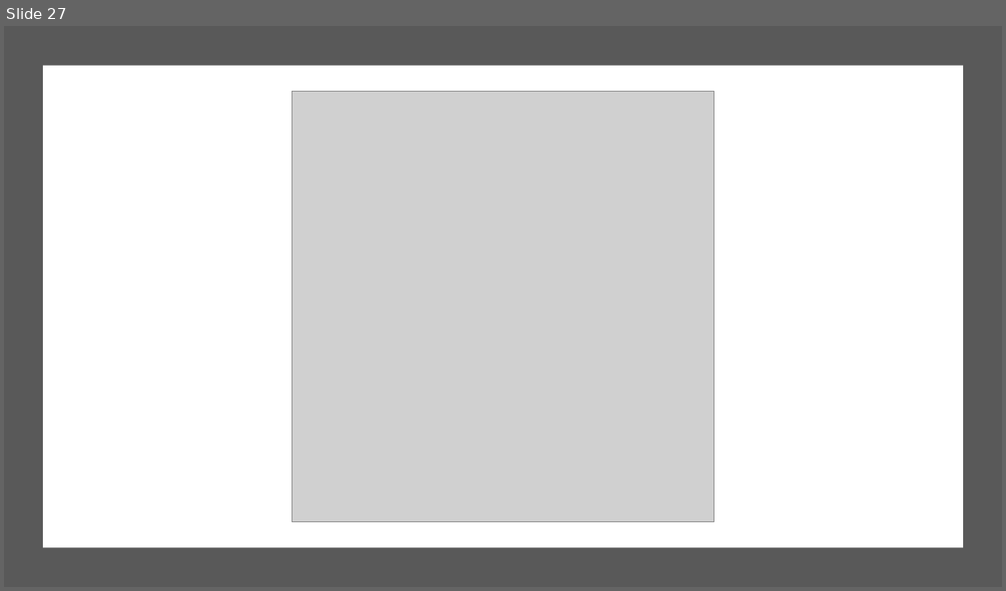
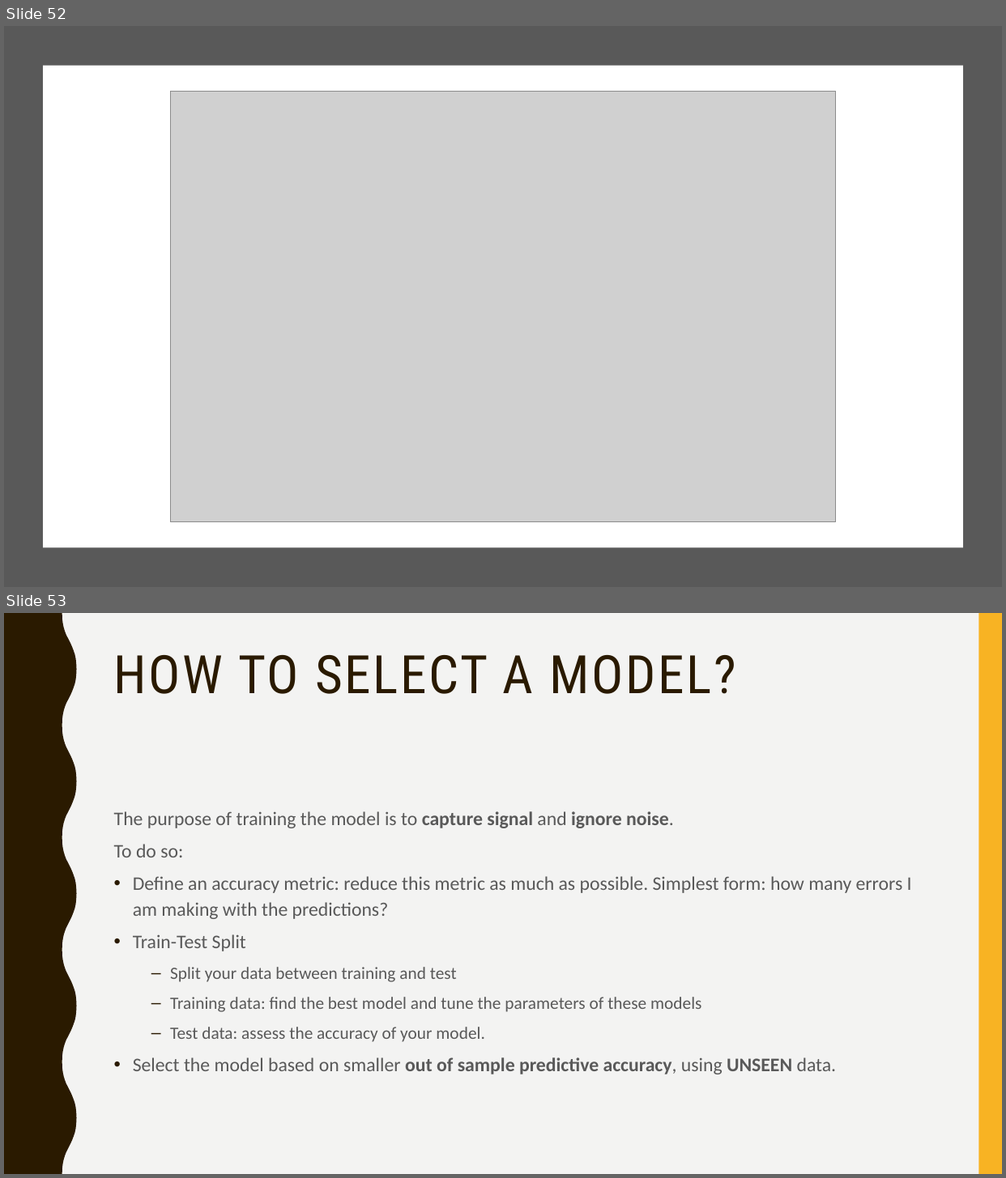
Before and after one commit to svallejovera/cta_updated, a slide deck: slides/7 A Primer on Supervised Learning.pptx. Shown one above the other, each under a label of ours: slide 27 before the commit, slides 52 and 53 after it. The pictures are 1006x591 and 1006x1178 pixels, drawn with LibreOffice and Linux fonts; fonts in the diff are those of the drawing; grey boxes stand for pictures. Boxes give left, top, right and bottom in pixels: in the first picture for what was removed or moved away, otherwise in the second. Text is boxed around its words. In the diff, an @@ line names an element or a change of style, - is before the commit and + after.

```diff
--- a/slides/7 A Primer on Supervised Learning.pptx
+++ b/slides/7 A Primer on Supervised Learning.pptx
@@ slide 53 added at [4,613,1002,1174], background #F3F3F2; not listed: 2 template elements that a slide beside it also shows @@
@@ title added at [114,655,736,694], 51 pt, text #2A1A00 @@
+HOW TO SELECT A MODEL?
@@ text added at [114,811,912,1075], 18.5 pt, text #595959 @@
+The purpose of training the model is to capture signal and ignore noise.
+To do so:
+• Define an accuracy metric: reduce this metric as much as possible. Simplest form: how many errors I am making with the predictions?
+• Train-Test Split
+  – Split your data between training and test
+  – Training data: find the best model and tune the parameters of these models
+  – Test data: assess the accuracy of your model.
+• Select the model based on smaller out of sample predictive accuracy, using UNSEEN data.
@@ what was slide 27 is now slide 52 @@
@@ slide 52 changed as well @@
@@ picture: place and size @@
-picture at [292,91,714,523]
+picture at [170,91,836,523]
```
Also in this commit, not shown: 7 other slides changed, 35 other slides added, 19 slides removed, 34 other files.
